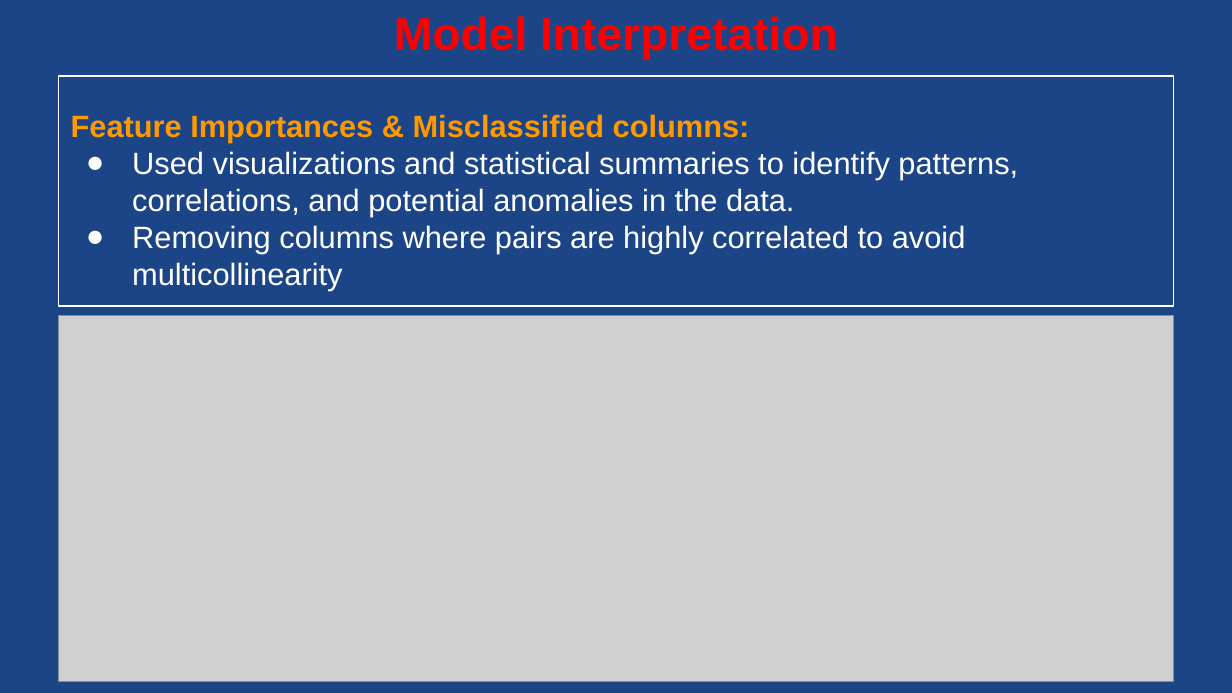
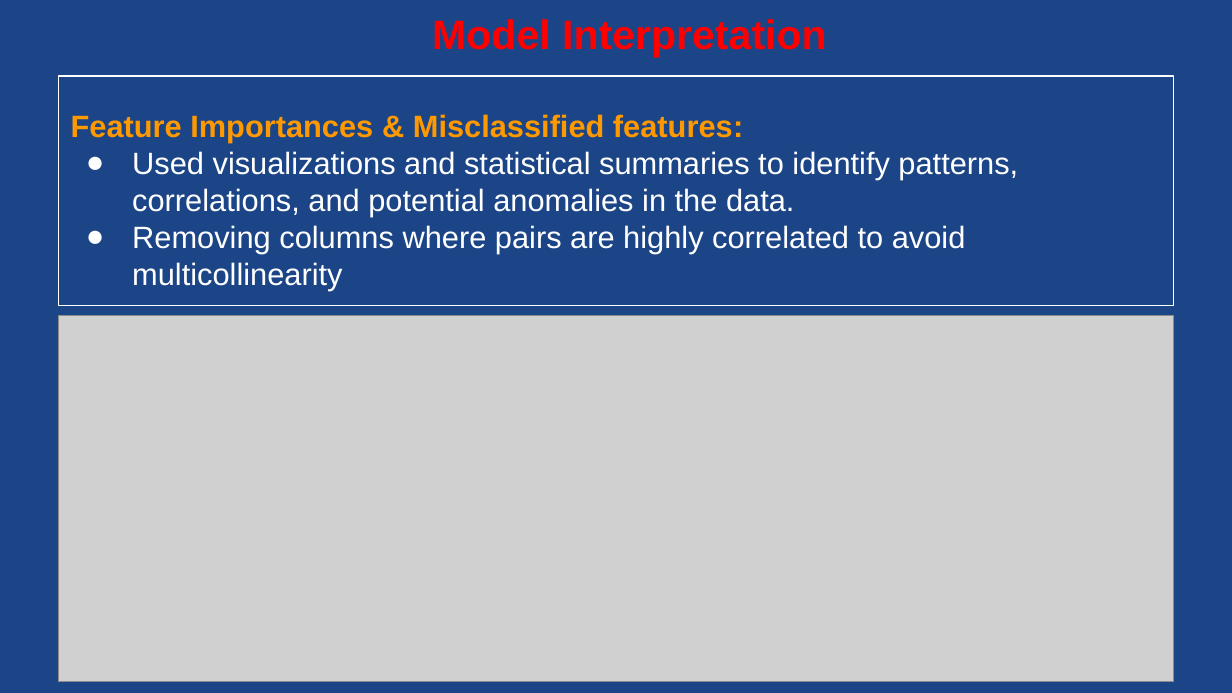
Before and after one commit to Gengatharan1/Gengatharan1-ds_microsoft_cybersecurity_analysis, a slide deck: slide 22 of Microsoft Cybersecurity Incident.pptx (slide 19 before the commit). Drawn at 1232x693 pixels with LibreOffice and Linux fonts; fonts in the diff are those of the drawing; grey boxes stand for pictures. Boxes give left, top, right and bottom in pixels: in the first picture for what was removed or moved away, otherwise in the second. Text is boxed around its words. In the diff, an @@ line names an element or a change of style, - is before the commit and + after.

```diff
--- a/Microsoft Cybersecurity Incident.pptx
+++ b/Microsoft Cybersecurity Incident.pptx
@@ title "Model Interpretation": place and size @@
-title "Model Interpretation" at [394, 16, 838, 60]
+title "Model Interpretation" at [432, 19, 827, 58]
@@ title "Model Interpretation" at [432, 19, 827, 58]: size 27 to 24 pt @@
@@ text in rectangle at [71, 114, 743, 143]: text changed @@
-Feature Importances & Misclassified columns:
+Feature Importances & Misclassified features:
```
Also in this commit, not shown: 2 other slides changed, 6 slides added, 4 slides removed, 3 other files.
